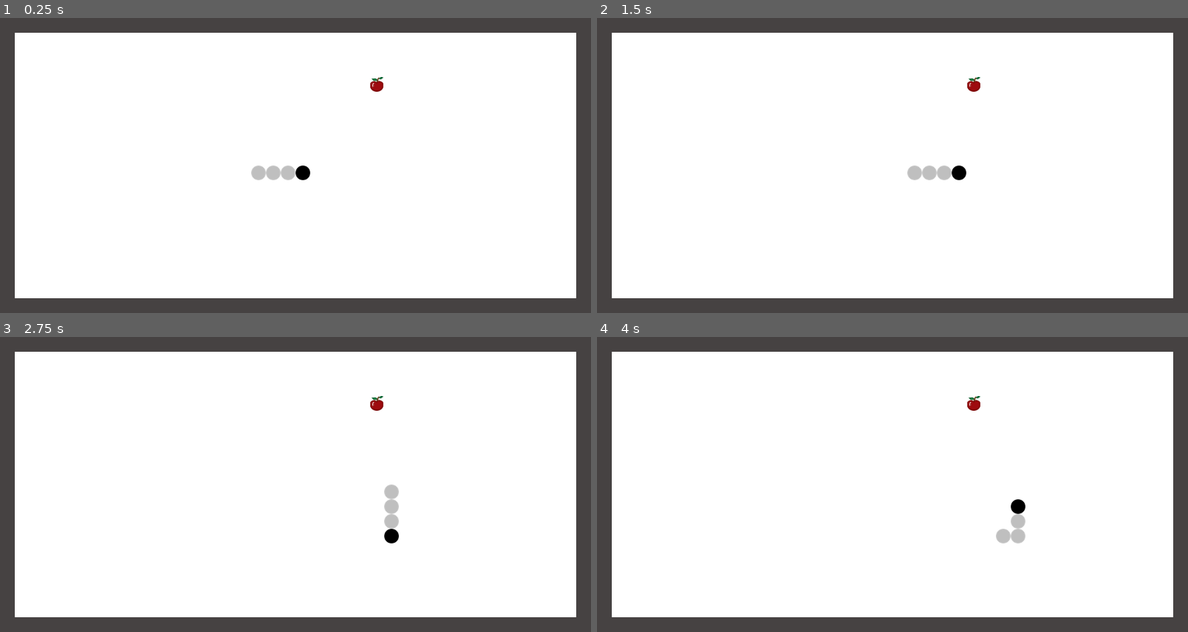
Above: before the commit, frames 1-4 (two rows, left to right).
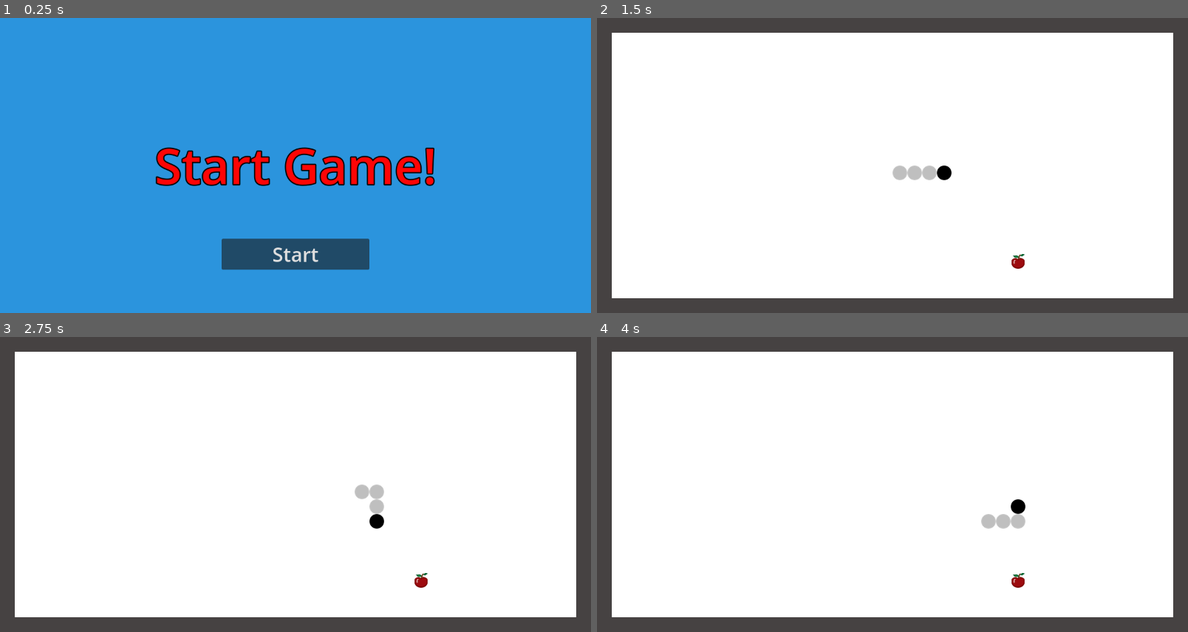
Above: after the commit, the same moments.

Repository: lichen63/godot-games
Game: Godot game, scene res://scenes/game.tscn
The game is run twice, just before and just after one commit, with the same random seed, the same clock (stepped at 60 frames per second) and the same inputs.
Inputs (mouse positions are in pixels of both pictures, inside the frame that each line leads up to):
- Up to frame 1 (0.25 s): no input
- Up to frame 2 (1.5 s): click (892, 254) at 0.5 s, where only the run after the commit has a clickable "Start"; hold Right (snake_right) from 1.28 s (still down)
- Up to frame 3 (2.75 s): release Right (snake_right) at 2.03 s; hold Down (snake_down) from 2.03 s (still down)
- Up to frame 4 (4 s): release Down (snake_down) at 2.78 s; hold Right (snake_right) 2.78-3.53 s; hold Up (snake_up) from 3.53 s (still down)

The runs differ from the first frame. In frame 1, 100% of the frame differs, in the area x 0-100%, y 0-100%; in frame 2, 0.5%; in frame 3, 1.0%; in frame 4, 0.6%.

Commit message:
add game end scene

Diff:
--- a/greedy-snake/scenes/game.tscn
+++ b/greedy-snake/scenes/game.tscn
@@ -11,12 +11,15 @@
 outline_size = 10
 outline_color = Color(0.0214844, 0.0208549, 0.0208549, 1)
 
-[node name="game" type="Node" node_paths=PackedStringArray("result_panel_")]
+[node name="game" type="Node" node_paths=PackedStringArray("snake_move_timer_", "snake_nodes_", "result_panel_", "result_panel_text_")]
 script = ExtResource("1_15alt")
 snake_head_scene_ = ExtResource("1_6nvoh")
 snake_body_scene_ = ExtResource("3_utqtl")
+snake_move_timer_ = NodePath("snake_move_timer_")
+snake_nodes_ = NodePath("snake_nodes_")
 food_scene_ = ExtResource("3_epwp3")
 result_panel_ = NodePath("result_panel_")
+result_panel_text_ = NodePath("result_panel_/result_text_")
 
 [node name="background_" type="ColorRect" parent="."]
 offset_right = 1200.0
@@ -57,12 +60,14 @@
 offset_bottom = 600.0
 color = Color(0.275391, 0.257103, 0.257103, 1)
 
+[node name="snake_nodes_" type="Node2D" parent="."]
+
 [node name="result_panel_" type="ColorRect" parent="."]
 offset_right = 1200.0
 offset_bottom = 600.0
-color = Color(1, 1, 1, 0.392157)
+color = Color(0.168991, 0.579666, 0.865234, 1)
 
-[node name="text_" type="Label" parent="result_panel_"]
+[node name="result_text_" type="Label" parent="result_panel_"]
 layout_mode = 1
 anchors_preset = 8
 anchor_left = 0.5
@@ -80,7 +85,7 @@
 horizontal_alignment = 1
 vertical_alignment = 1
 
-[node name="button_" type="Button" parent="result_panel_"]
+[node name="start_button_" type="Button" parent="result_panel_"]
 layout_mode = 1
 anchors_preset = -1
 anchor_left = 0.5
@@ -93,4 +98,11 @@
 offset_bottom = 30.0
 grow_horizontal = 2
 grow_vertical = 2
-text = "Button"
+theme_override_font_sizes/font_size = 40
+text = "Start"
+
+[node name="snake_move_timer_" type="Timer" parent="."]
+wait_time = 0.3
+
+[connection signal="button_down" from="result_panel_/start_button_" to="." method="_on_start_button__button_down"]
+[connection signal="timeout" from="snake_move_timer_" to="." method="_on_snake_move_timer_timeout"]
--- a/greedy-snake/scripts/configs.gd
+++ b/greedy-snake/scripts/configs.gd
@@ -7,6 +7,7 @@
 const ACTION_SNAKE_DOWN: String = "snake_down"
 
 # Game end string text
+const GAME_START_IDLE = "Start Game!"
 const GAME_END_SUCCESS: String = "Success!"
 const GAME_END_FAILURE: String = "Game Over!"
 
--- a/greedy-snake/scripts/game.gd
+++ b/greedy-snake/scripts/game.gd
@@ -2,7 +2,7 @@
 
 enum MapCellState {IDLE, WALL, SNAKE_HEAD, SNAKE_BODY, FOOD}
 enum SnakeMoveDirection {UP, DOWN, LEFT, RIGHT}
-enum GameState {IDLE, IN_PROGRESS, SUCCESS, FAILURE}
+enum GameState {IDLE, START, SUCCESS, FAILURE}
 
 @warning_ignore("integer_division")
 const SNAKE_HEAD_INIT_COORD_X: int = Configs.MAP_CELL_SIZE_X / 2
@@ -13,13 +13,14 @@
 
 @export var snake_head_scene_: PackedScene = null
 @export var snake_body_scene_: PackedScene = null
+@export var snake_move_timer_ :Timer = null
+@export var snake_nodes_: Node2D = null
 @export var food_scene_: PackedScene = null
 @export var result_panel_: Node = null
+@export var result_panel_text_: Node = null
 var cell_data_: Array = []
 var snake_head_: Node2D = null
 var snake_bodies_: Array[Node2D] = []
-var snake_move_timer_ :Timer = null
-@export var snake_move_time_interval_ = 0.3
 var snake_cur_move_dir_: SnakeMoveDirection = SNAKE_DEFAULT_MOVE_DIR
 var snake_next_move_dir_: SnakeMoveDirection = SNAKE_DEFAULT_MOVE_DIR
 var food_: Node2D = null
@@ -27,11 +28,7 @@
 
 # Called when the node enters the scene tree for the first time
 func _ready() -> void:
-  init_map_cell_state()
-  init_snake_node()
-  init_snake_move_timer()
-  refresh_food_node()
-  init_game_result_panel()
+  update_game_state(GameState.IDLE)
 
 # Called during the physics processing step of the main loop
 func _physics_process(_delta: float) -> void:
@@ -46,6 +43,8 @@
 
 # Snake move timer timeout event
 func _on_snake_move_timer_timeout() -> void:
+  if game_state_ != GameState.START:
+    return
   # If next direction is opposite to current, ignore it
   if not check_next_move_dir_valid():
     # Restore the next move direction
@@ -55,8 +54,8 @@
   var cur_coord: Vector2i = calc_coord_from_pos(snake_head_.position)
   var next_coord: Vector2i = calc_next_coord(cur_coord)
   if not check_coord_valid(next_coord):
-    Logger.info("Game Over!")
-    return  # TODO: End game with failure
+    update_game_state(GameState.FAILURE)
+    return
   if check_coord_has_food(next_coord):
     refresh_food_node()
     add_new_body_node(cur_coord)
@@ -64,6 +63,9 @@
     # Move the tail snake body node to right after head node
     move_snake_tail_node(cur_coord)
   move_snake_head_node(next_coord)
+
+func _on_start_button__button_down() -> void:
+  update_game_state(GameState.START)
 
 # Initialize the state of map cells
 func init_map_cell_state() -> void:
@@ -80,20 +82,17 @@
 
 # Initialize the snake head and bodies
 func init_snake_node() -> void:
-  snake_head_ = snake_head_scene_.instantiate()
-  snake_head_.position = calc_pos_from_coord(Vector2i(SNAKE_HEAD_INIT_COORD_X, SNAKE_HEAD_INIT_COORD_Y))
-  add_child(snake_head_)
+  if not is_instance_valid(snake_head_):
+    snake_head_ = snake_head_scene_.instantiate()
+    snake_nodes_.add_child(snake_head_)
+  move_snake_head_node(Vector2i(SNAKE_HEAD_INIT_COORD_X, SNAKE_HEAD_INIT_COORD_Y))
+  # Remove all snake body nodes that were added in previous game
+  for body in snake_bodies_:
+    snake_nodes_.remove_child(body)
+  snake_bodies_.clear()
+  # Then add the initial body nodes
   for i in SNAKE_BODY_INIT_LENGTH:
     add_body_to_tail(Vector2i(SNAKE_HEAD_INIT_COORD_X - i - 1, SNAKE_HEAD_INIT_COORD_Y))
-
-# Initialize the snake move timer
-func init_snake_move_timer() -> void:
-  snake_move_timer_ = Timer.new()
-  snake_move_timer_.wait_time = snake_move_time_interval_
-  snake_move_timer_.one_shot = false
-  snake_move_timer_.autostart = true
-  add_child(snake_move_timer_)
-  snake_move_timer_.connect("timeout", Callable(self, "_on_snake_move_timer_timeout"))
 
 # Initialize or refresh the food node at a random position
 func refresh_food_node() -> void:
@@ -104,7 +103,7 @@
       if cell_data_[x][y] == MapCellState.IDLE:
         idle_cells.push_back(Vector2i(x, y))
   if idle_cells.size() == 0:
-    return  # TODO: End game with success
+    update_game_state(GameState.SUCCESS)
   # Get a random coordinate from the idle cells
   var rand_index: int = randi_range(0, idle_cells.size() - 1)
   var next_coord: Vector2i = idle_cells[rand_index]
@@ -136,28 +135,43 @@
   var snake_body: Node2D = snake_body_scene_.instantiate()
   snake_body.position = calc_pos_from_coord(coord)
   snake_bodies_.push_front(snake_body)
-  add_child(snake_body)
+  snake_nodes_.add_child(snake_body)
   cell_data_[coord.x][coord.y] = MapCellState.SNAKE_BODY
-
-# Init the game result panel
-func init_game_result_panel() -> void:
-  result_panel_.hide()
+  if snake_bodies_.size() >= 5:
+    update_game_state(GameState.SUCCESS)
 
 # Update the game state, show or hide the result panel and update the label on it
 func update_game_state(state: GameState) -> void:
-  match state:
+  game_state_ = state
+  match game_state_:
     GameState.IDLE:
-      result_panel_.hide()
-    GameState.IN_PROGRESS:
+      snake_move_timer_.stop()
+      result_panel_text_.text = Configs.GAME_START_IDLE
+      result_panel_.show()
+    GameState.START:
+      reset_game_scene()
+      snake_move_timer_.start()
       result_panel_.hide()
     GameState.SUCCESS:
-      result_panel_.get_node("text").text = Configs.GAME_END_SUCCESS
+      reset_game_scene()
+      snake_move_timer_.stop()
+      result_panel_text_.text = Configs.GAME_END_SUCCESS
       result_panel_.show()
     GameState.FAILURE:
-      result_panel_.get_node("text").text = Configs.GAME_END_FAILURE
+      reset_game_scene()
+      init_snake_node()
+      snake_move_timer_.stop()
+      result_panel_text_.text = Configs.GAME_END_FAILURE
       result_panel_.show()
     _:
       pass
+
+# Reset the game scene to idle
+func reset_game_scene() -> void:
+  init_map_cell_state()
+  init_snake_node()
+  refresh_food_node()
+  snake_cur_move_dir_ = SNAKE_DEFAULT_MOVE_DIR
 
 # Calculate the position from coordinate
 func calc_pos_from_coord(coord: Vector2i) -> Vector2:
@@ -221,7 +235,7 @@
   var snake_body: Node2D = snake_body_scene_.instantiate()
   snake_body.position = calc_pos_from_coord(coord)
   snake_bodies_.push_back(snake_body)
-  add_child(snake_body)
+  snake_nodes_.add_child(snake_body)
 
 func get_snake_length() -> int:
   return snake_bodies_.size()
